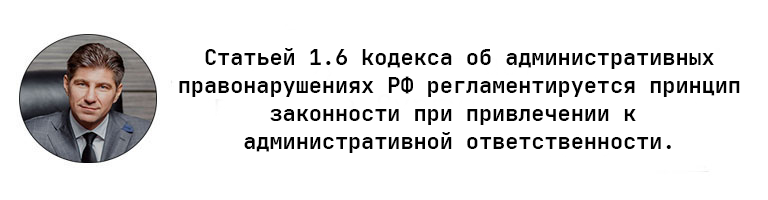
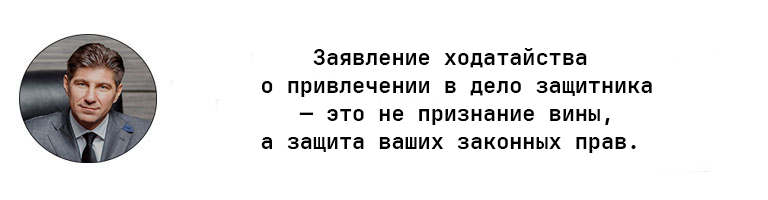
Before/after of a (768, 200) layered artwork. What changed in the layer stack:
renamed "Статьей 1.6 kодекса об административных правонарушениях РФ рег" to "Заявление ходатайства о привлечении в дело защитника — это не", painted on it over bbox(179, 48, 740, 153)
